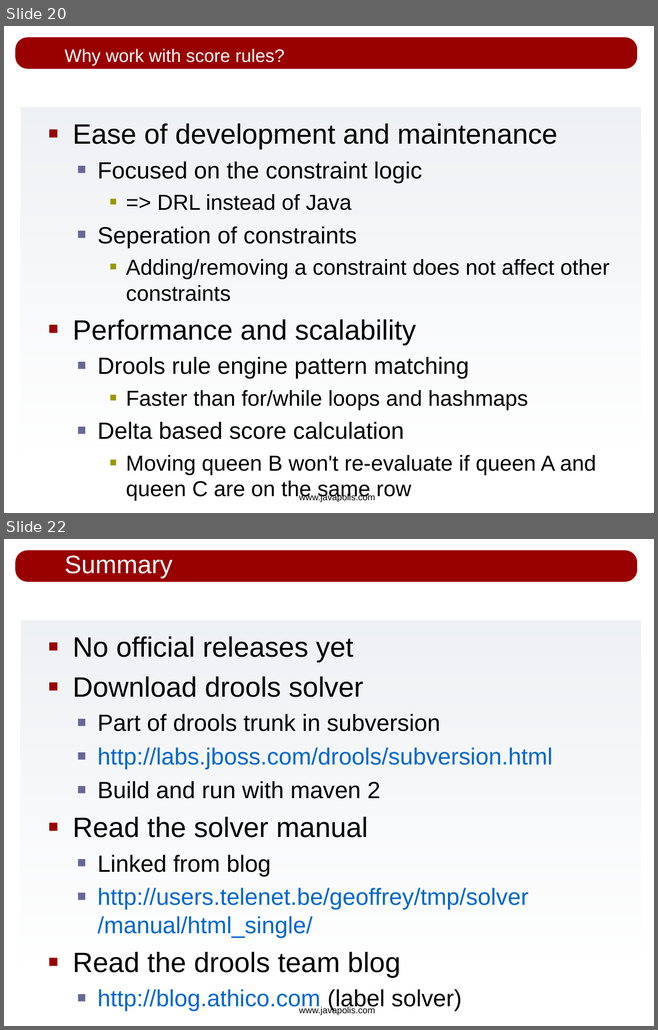
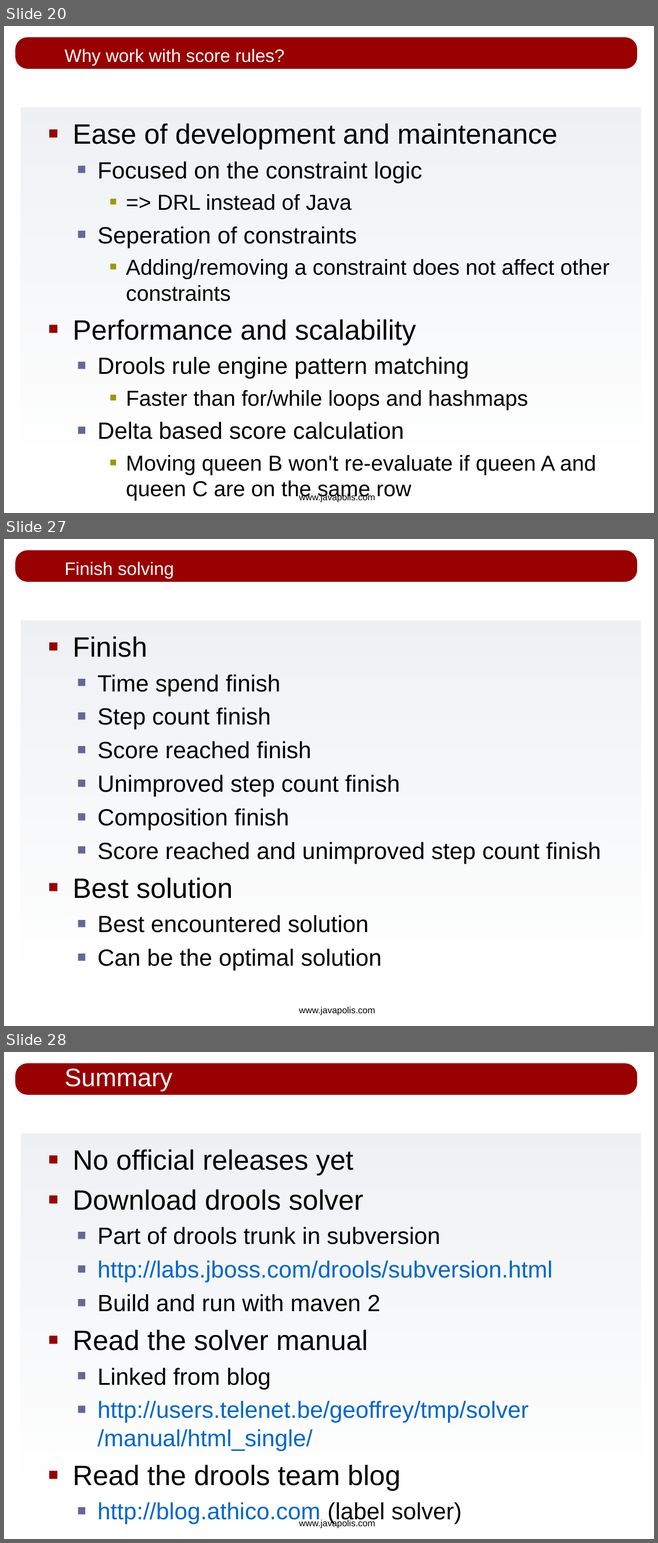
Before and after one commit to bobmcwhirter/drools, a slide deck: drools-solver/src/presentations/drools-solver_javapolis_2007.odp. Shown one above the other, each under a label of ours: slides 20 and 22 before the commit, slides 20, 27 and 28 after it; the slides between them are not shown. The pictures are 658x1030 and 658x1543 pixels, drawn with LibreOffice and Linux fonts; fonts in the diff are those of the drawing; background and template pictures are left out. Boxes give left, top, right and bottom in pixels: in the first picture for what was removed or moved away, otherwise in the second. Text is boxed around its words. In the diff, an @@ line names an element or a change of style, - is before the commit and + after.

```diff
--- a/drools-solver/src/presentations/drools-solver_javapolis_2007.odp
+++ b/drools-solver/src/presentations/drools-solver_javapolis_2007.odp
@@ slide 27 added at (4,539,654,1026), background #FFFFFF; not listed: 3 template elements that a slide beside it also shows @@
@@ title added at (64,562,174,578), 20 pt, text #FFFFFF @@
+Finish solving
@@ text added at (72,636,600,971), 26 pt, text #000000 @@
+■ Finish
+  ■ Time spend finish
+  ■ Step count finish
+  ■ Score reached finish
+  ■ Unimproved step count finish
+  ■ Composition finish
+  ■ Score reached and unimproved step count finish
+■ Best solution
+  ■ Best encountered solution
+  ■ Can be the optimal solution
@@ what was slide 22 is now slide 28 @@
```
Also in this commit, not shown: 1 slide changed, 6 other slides added, 1 slide removed.
